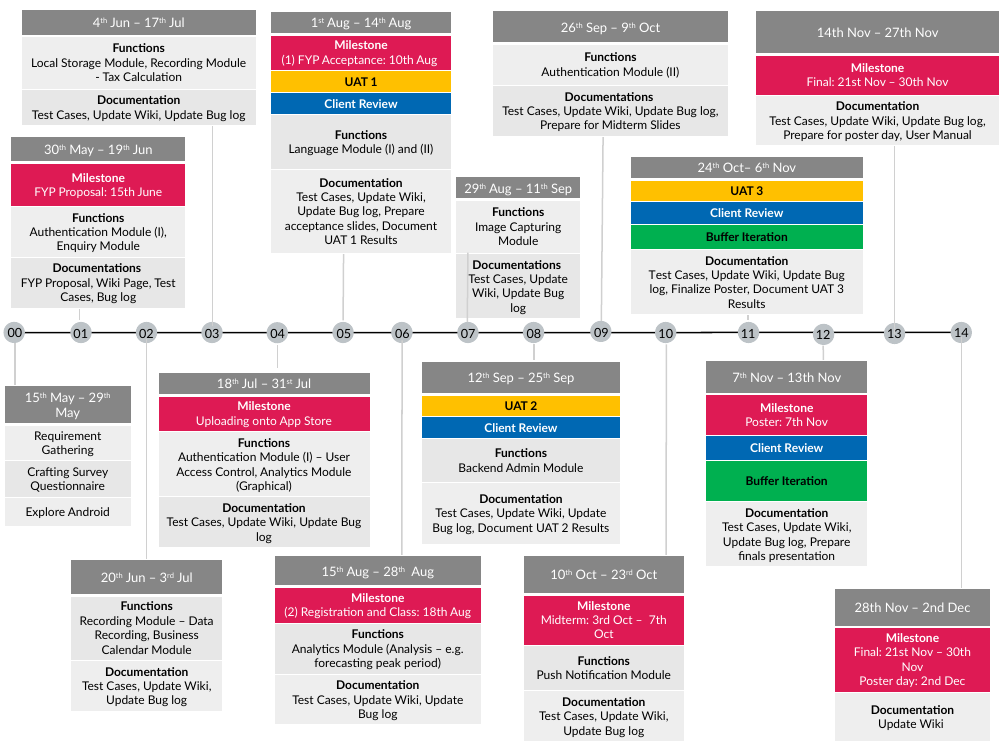
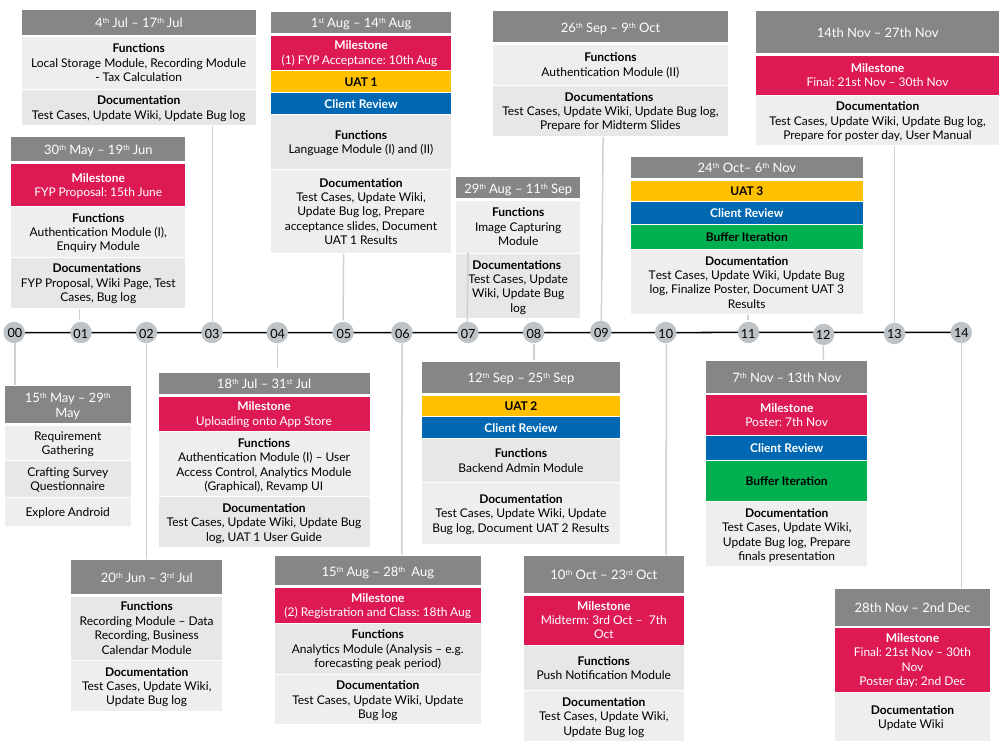
Before and after one commit to benguettachua/SmartHawker, a slide deck: slide 1 of FYP/Timeline and Diagram/FYPTimeline 15th June Edition.pptx. Drawn at 1008x756 pixels with LibreOffice and Linux fonts; fonts in the diff are those of the drawing. Boxes give left, top, right and bottom in pixels: in the first picture for what was removed or moved away, otherwise in the second. Text is boxed around its words. In the diff, an @@ line names an element or a change of style, - is before the commit and + after.

Commit message:
Project Timeline
Edit project timeline

(1) Jun to July
(2) Added revamp UI and UAT 1 user guide to iteration 4

```diff
--- a/FYP/Timeline and Diagram/FYPTimeline 15th June Edition.pptx
+++ b/FYP/Timeline and Diagram/FYPTimeline 15th June Edition.pptx
@@ table at [21,9,256,126] @@
-row 1, column 1: 4th Jun – 17th Jul
+row 1, column 1: 4th Jul – 17th Jul
@@ table at [158,372,370,548] @@
-row 3, column 1: Functions / Authentication Module (I) – User Access Control, Analytics Module (Graphical)
+row 3, column 1: Functions / Authentication Module (I) – User Access Control, Analytics Module (Graphical), Revamp UI
-row 4, column 1: Documentation / Test Cases, Update Wiki, Update Bug log
+row 4, column 1: Documentation / Test Cases, Update Wiki, Update Bug log, UAT 1 User Guide
```
